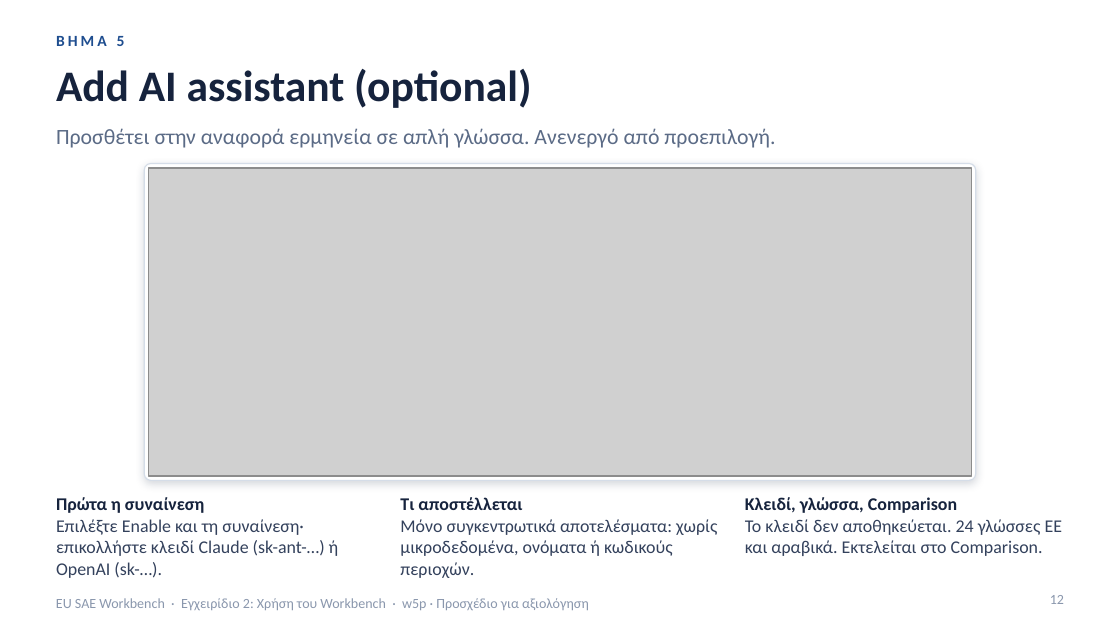
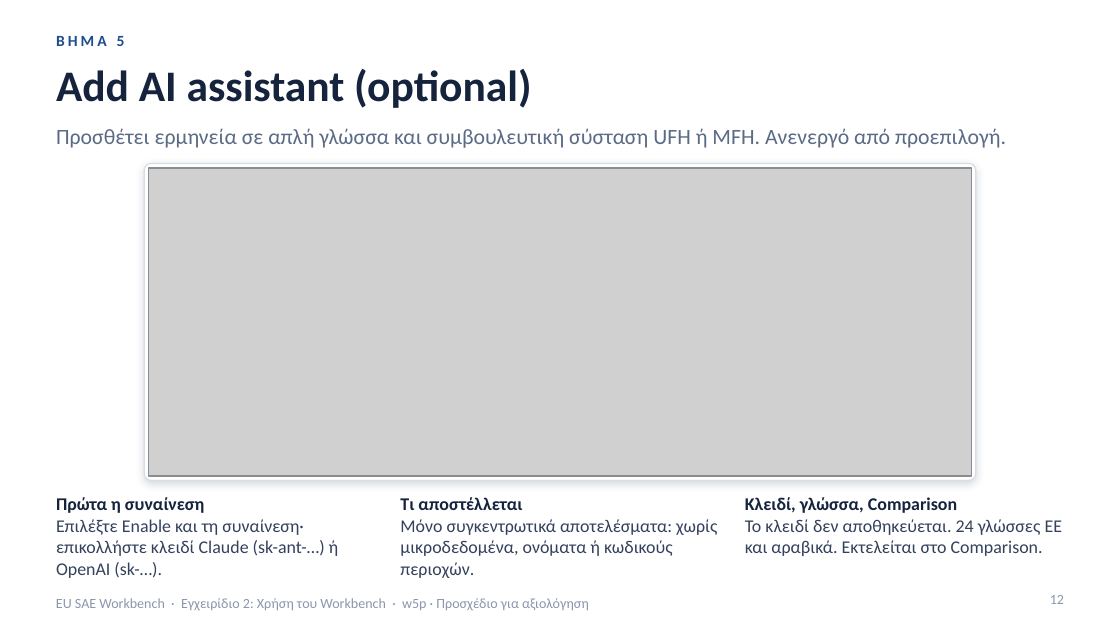
Before and after one commit to Noboyoshida227/eu-sae-application, a slide deck: slide 12 of docs/instructions/Greek/EU_SAE_Workbench_Guide_2_Running_the_Workbench_GR.pptx. Drawn at 1120x630 pixels with LibreOffice and Linux fonts; fonts in the diff are those of the drawing; grey boxes stand for pictures. Boxes give left, top, right and bottom in pixels: in the first picture for what was removed or moved away, otherwise in the second. Text is boxed around its words. In the diff, an @@ line names an element or a change of style, - is before the commit and + after.

```diff
--- a/docs/instructions/Greek/EU_SAE_Workbench_Guide_2_Running_the_Workbench_GR.pptx
+++ b/docs/instructions/Greek/EU_SAE_Workbench_Guide_2_Running_the_Workbench_GR.pptx
@@ text at (x1=56, y1=128, x2=1006, y2=148): text changed @@
-Προσθέτει στην αναφορά ερμηνεία σε απλή γλώσσα. Ανενεργό από προεπιλογή.
+Προσθέτει ερμηνεία σε απλή γλώσσα και συμβουλευτική σύσταση UFH ή MFH. Ανενεργό από προεπιλογή.
```
Also in this commit, not shown: 9 other files.
